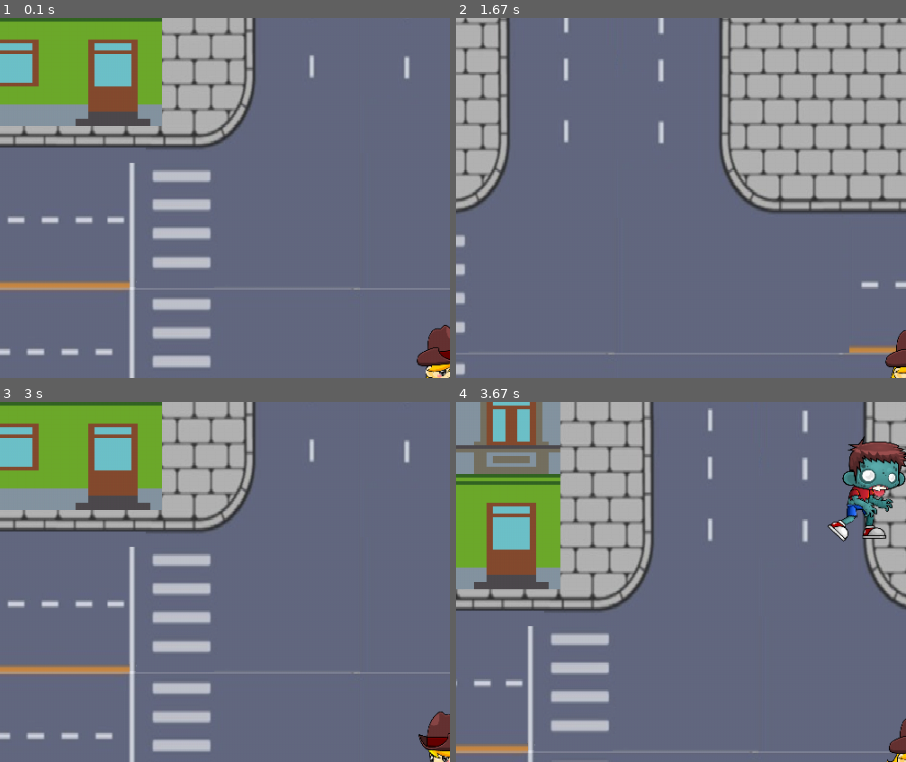
Above: before the commit, frames 1-4 (two rows, left to right).
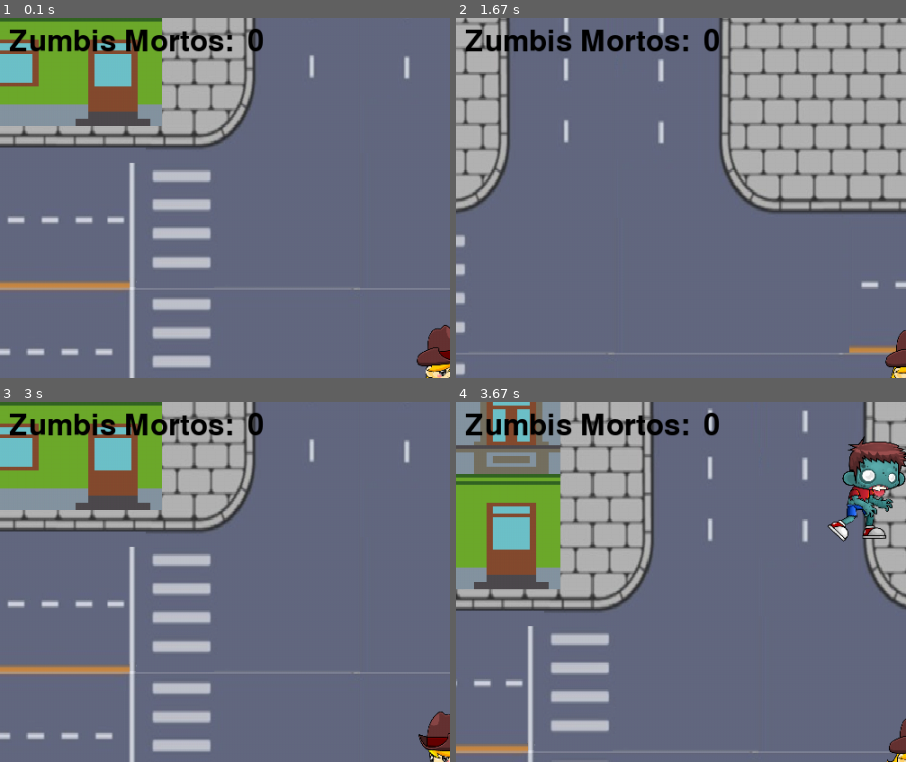
Above: after the commit, the same moments.

Repository: viniciusgomes2005/pygame_GPV
Game: pygame game, started from Mapa.py
The game is run twice, just before and just after one commit, with the same random seed, the same clock (stepped at 60 frames per second) and the same inputs.
Inputs:
- Up to frame 1 (0.1 s): no input
- Up to frame 2 (1.67 s): hold D 0.33-0.8 s; hold W 0.83-1.13 s; hold D 1.17-1.63 s
- Up to frame 3 (3 s): hold A 1.67-2.2 s; hold S 2.23-2.53 s; hold A 2.57-2.97 s
- Up to frame 4 (3.67 s): hold W 3-3.37 s; hold D from 3.4 s (still down)
The pictures show only the part of the screen within x 0-50%, y 0-50%; the shares and areas given below are measured in that part.

The runs differ from the first frame. In frame 1, 1.7% of the frame differs, in the area x 2-59%, y 3-10%; in frame 2, 1.7%; in frame 3, 1.7%; in frame 4, 1.7%.

Commit message:
20 zumbis infinitos

Diff:
--- a/Mapa.py
+++ b/Mapa.py
@@ -247,7 +247,7 @@
         pygame.sprite.Sprite.__init__(self)
         self.frame= 0
         self.anim=anim
-        self.img=self.anim[self.frame//20]
+        self.img=self.anim[self.frame//10]
         self.rect = self.img.get_rect()
         self.rect.x = largura_janela-400
         self.rect.y = 0
@@ -262,7 +262,7 @@
             if self.frame == 11:
                 game = False
                 return game
-            self.img=self.anim[self.frame//20]
+            self.img=self.anim[self.frame//10]
 direcao=1
 P1=Player(assets['Player_Normal_Anim'],assets['Player_Normal_E_Anim'],Parado, direcao)
 Player_Grupo.add(P1)
@@ -294,6 +294,9 @@
 Zumbis_Mortos=0
 while game:
     clock.tick(FPS)
+    font = pygame.font.SysFont(None, 48)
+    text = font.render('Zumbis Mortos: ', True, (0, 0, 0))
+    text2=font.render('{}'.format(Zumbis_Mortos),True,(0,0,0))
     for event in pygame.event.get():
         if event.type == pygame.QUIT:
             game = False
@@ -380,7 +383,11 @@
     if P1.move==Facada and Hit_do_Player!={}:
         for i in Hit_do_Player.values():
             for i2 in i:
-                i2.kill()
+                for x in range (len(i)):
+                    i2.kill()
+                    variavel=random.randint(0,len(posicoes_quadra))
+                    Z = Zombie(assets['Zombie_Anim'],1 ,1,0,0,posicoes_quadra[variavel][0],posicoes_quadra[variavel][1])
+                    Zombie_Grupo.add(Z)
         Zumbis_Mortos+=1
     Hit_da_Bala=pygame.sprite.groupcollide(bullet_Grupo,Zombie_Grupo,True,False,pygame.sprite.collide_mask)
     if Hit_da_Bala!={}:
@@ -404,7 +411,8 @@
     if len(bullet_Grupo)!=0:
         window.blit(bullet_Grupo.sprites()[0].img, bullet_Grupo.sprites()[0].rect)
     window.blit(vida.img, vida.rect)
-
+    window.blit(text, (10, 10))
+    window.blit(text2, (275, 10))
     pygame.display.update() # Atualiza a janela
 
 pygame.quit() # Finalização
